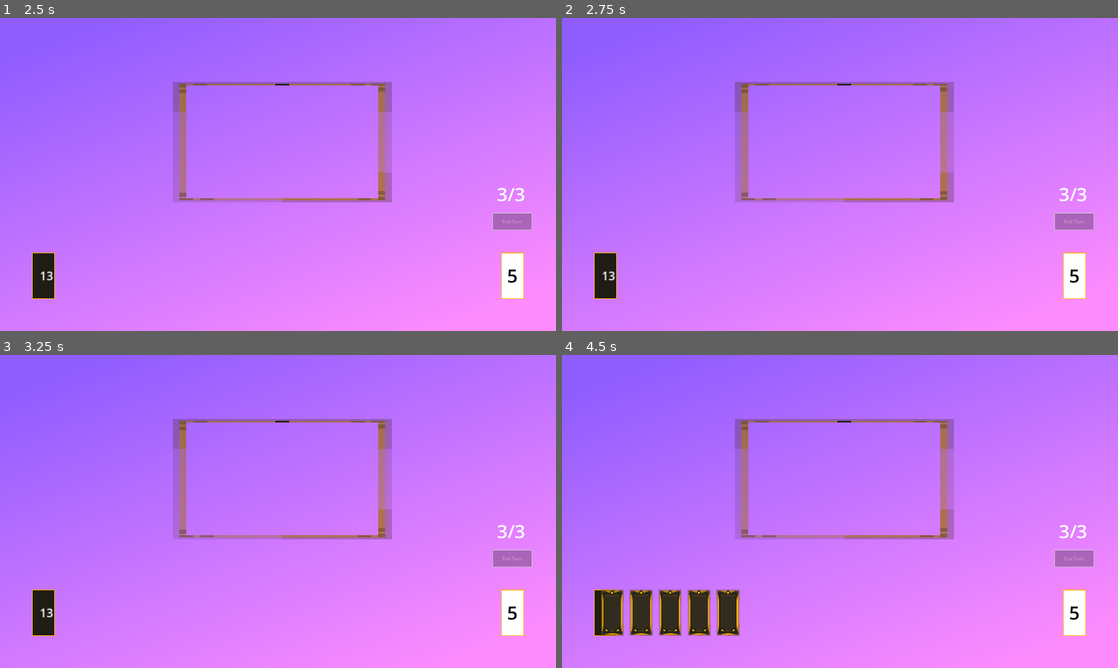
Above: before the commit, frames 1-4 (two rows, left to right).
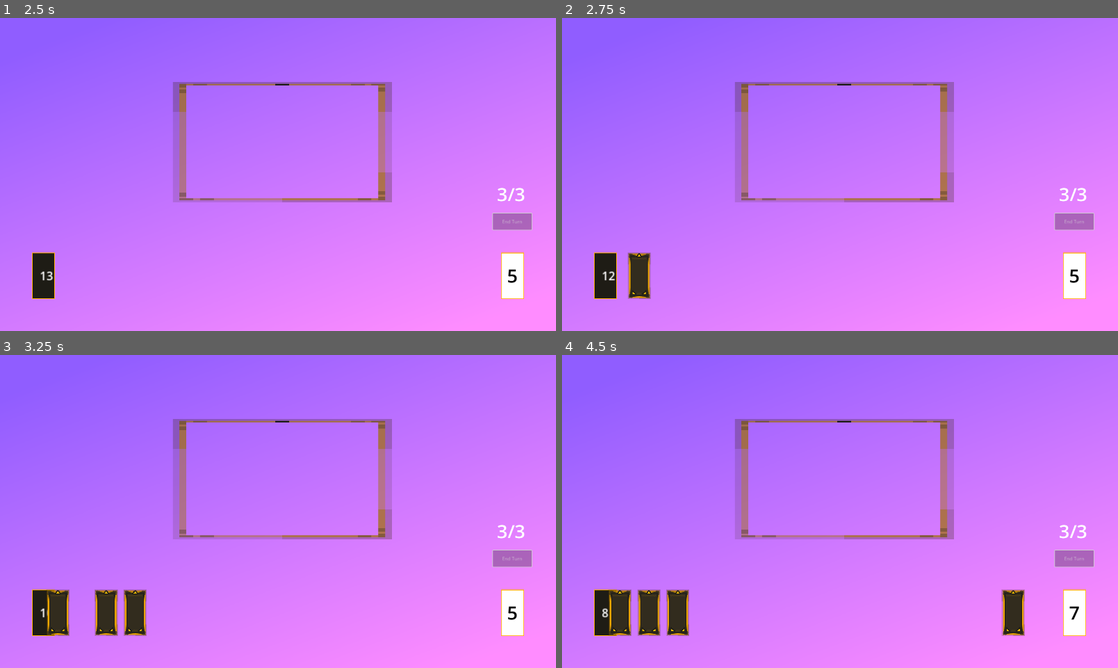
Above: after the commit, the same moments.

Repository: brandon-relentnet/deck-management
Game: Godot game, scene res://main.tscn
Two runs of this game, one before a commit and one after it. Both use one fixed random seed, a clock stepped at 60 frames per second and the inputs below.
Inputs (mouse positions are in pixels of both pictures, inside the frame that each line leads up to):
- Up to frame 1 (2.5 s): drag from (116, 274) to (283, 143) at 0.52 s; drag from (139, 274) to (283, 143) at 1.27 s; click "End Turn" at 2 s
- Up to frame 2 (2.75 s): no input
- Up to frame 3 (3.25 s): move the mouse to (333, 442) at 2.77 s; click (333, 442) at 2.92 s
- Up to frame 4 (4.5 s): drag from (812, 574) to (845, 480) at 3.52 s; click (1073, 558) at 4.25 s, where only the run after the commit has a clickable "End Turn"

Frame 1 is identical in both runs. In frame 2, 0.6% of the frame differs, in the area x 8-16%, y 74-90%; in frame 3, 1.8%; in frame 4, 3.4%, in the area x 7-93%, y 74-90%.

Commit message:
When you run out of cards in your draw pile, it moves the cards from your discard in a parabolic arc.

Diff:
--- a/main.tscn
+++ b/main.tscn
@@ -6,7 +6,7 @@
 [ext_resource type="PackedScene" uid="uid://blkw2nye87d4a" path="res://scenes/deck.tscn" id="4_lquwl"]
 [ext_resource type="Script" uid="uid://dtcece7lyqaaa" path="res://scripts/input_manager.gd" id="6_7mycd"]
 [ext_resource type="PackedScene" uid="uid://csw2g32wfd03q" path="res://scenes/discard.tscn" id="6_272bh"]
-[ext_resource type="Script" uid="uid://b654gecfuc454" path="res://turn_manager.gd" id="7_272bh"]
+[ext_resource type="Script" uid="uid://b654gecfuc454" path="res://scripts/turn_manager.gd" id="7_272bh"]
 
 [sub_resource type="Gradient" id="Gradient_7mycd"]
 colors = PackedColorArray(0.564706, 0.364706, 1, 1, 1, 0.552941, 1, 1)
--- a/scripts/card_manager.gd
+++ b/scripts/card_manager.gd
@@ -76,7 +76,6 @@
 	$"../Discard".update_discard_display()
 	await get_tree().create_timer(DEFAULT_CARD_MOVE_SPEED).timeout
 	remove_child(card)
-	print($"../Discard".discard_pile)
 
 func move_hand_to_discard() -> void:
 	player_hand_reference.player_hand.reverse()
@@ -175,7 +174,9 @@
 
 func _on_turn_manager_pressed() -> void:
 	$"../Deck".currently_drawing_a_card = true
-	# Move hand to discard pile
-	move_hand_to_discard()
-	await get_tree().create_timer(DEFAULT_CARD_MOVE_SPEED * 10).timeout
+	var player_hand_size = player_hand_reference.player_hand.size()
+	if player_hand_size > 0:
+		# Move hand to discard pile
+		move_hand_to_discard()
+	await get_tree().create_timer(DEFAULT_CARD_MOVE_SPEED * player_hand_size).timeout
 	$"../Deck".draw_hand(5)
--- a/scripts/deck.gd
+++ b/scripts/deck.gd
@@ -23,8 +23,14 @@
 # Main function to draw a card from the deck
 func draw_card() -> void:
 	# Safety check: don't try to draw from an empty deck
-	if player_deck.size() == 0 or $"../PlayerHand".player_hand.size() >= 10:
+	if $"../PlayerHand".player_hand.size() >= 10:
 		return
+
+	if player_deck.size() == 0:
+		await move_discard_to_draw()
+
+		if player_deck.size() == 0:
+			return
 
 	# Take the first card from the deck
 	var card_drawn = player_deck[0]
@@ -66,3 +72,91 @@
 
 	# Add the card to the player's hand with animation
 	$"../PlayerHand".add_card_to_hand(new_card, CARD_DRAW_SPEED)
+
+func move_discard_to_draw() -> void:
+	# Animation constants
+	const ANIMATION_DURATION = 0.4
+	const CARD_OFFSET = 0.03  # Small time offset between cards
+	const ARC_HEIGHT = -250    # Height of the parabolic arc
+
+	# Get positions for animation
+	var discard_position = $"../Discard".global_position
+	var deck_position = global_position
+
+	# Store the number of cards to animate
+	var card_count = $"../Discard".discard_pile.size()
+	if card_count == 0:
+		return
+
+	# Create and setup all card visuals at once - initially stacked perfectly
+	var card_visuals = []
+	for i in card_count:
+		var card_visual = Sprite2D.new()
+		add_child(card_visual)
+
+		# All cards start at exactly the same position (perfect stack)
+		card_visual.texture = load("res://assets/gold-card.png")
+		card_visual.texture_filter = CanvasItem.TEXTURE_FILTER_NEAREST
+		card_visual.global_position = discard_position
+		card_visual.self_modulate.a = 0.7
+		card_visual.z_index = card_count - i  # Stack order (highest z_index on top)
+
+		card_visuals.append(card_visual)
+
+	# First animate cards slightly apart to create the "fanning" effect
+	for i in card_count:
+		var fan_offset = Vector2(i * 1.5, i * 0.5)  # Subtle offset for fanning
+		var tween = create_tween()
+		tween.tween_property(card_visuals[i], "global_position",
+							discard_position + fan_offset, 0.2)
+
+	# Wait for the fanning animation to complete
+	await get_tree().create_timer(0.2).timeout
+
+	# Move all cards from discard to deck array
+	while $"../Discard".discard_pile.size() > 0:
+		player_deck.append($"../Discard".discard_pile.pop_back())
+
+	# Update displays
+	$"../Discard".update_discard_display()
+	update_deck_display()
+
+	# Animate cards along smooth arc path
+	for i in card_count:
+		var start_pos = card_visuals[i].global_position
+		var end_pos = deck_position
+		var control_point = Vector2(
+			(start_pos.x + end_pos.x) / 2,
+			min(start_pos.y, end_pos.y) - ARC_HEIGHT
+		)
+
+		# Create tween for smooth bezier curve motion
+		var tween = create_tween()
+		tween.set_trans(Tween.TRANS_QUAD)
+		tween.set_ease(Tween.EASE_IN_OUT)
+
+		# Use custom method to move along a quadratic bezier curve
+		tween.tween_method(
+			func(t: float):
+				# Quadratic Bezier formula: (1-t)²P₀ + 2(1-t)tP₁ + t²P₂
+				var one_minus_t = 1.0 - t
+				card_visuals[i].global_position = one_minus_t * one_minus_t * start_pos + \
+										2 * one_minus_t * t * control_point + \
+										t * t * end_pos,
+			0.0,  # Start progress
+			1.0,  # End progress
+			ANIMATION_DURATION
+		).set_delay(i * CARD_OFFSET)
+
+		# Fade out at the end
+		tween.tween_property(card_visuals[i], "modulate:a", 0, 0.15)
+
+	# Wait for the last card animation to complete
+	await get_tree().create_timer(ANIMATION_DURATION + (card_count * CARD_OFFSET) + 0.2).timeout
+
+	# Remove all the temporary visuals
+	for card_visual in card_visuals:
+		card_visual.queue_free()
+
+	# Shuffle the deck
+	player_deck.shuffle()
Renamed: turn_manager.gd -> scripts/turn_manager.gd
Renamed: turn_manager.gd.uid -> scripts/turn_manager.gd.uid
